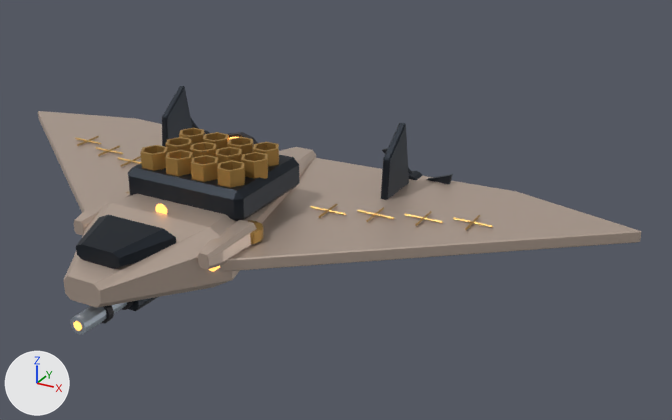
Renders of the Blender file out/mech_reference/t09/t09.blend from each side of a commit.
Camera for both pictures: a 50 mm lens placed at (5.55, -7.28, 5.33), pointed at (1.29, 0.47, 1.46). Lighting does not change. The marker at lower left points along +X, +Y and +Z. The older version comes first.

Before the edit, the objects in view are built like this:
```python
ob_emitter_l = bpy.data.objects.new('emitter_l', None)
ob_emitter_l.parent = ob_tilt
ob_emitter_l.location = (0.765, -0.4, 0.14)
ob_emitter_l.rotation_euler = (1.571, 0.0, 0.0)  # degrees (90, 0, 0)
ob_emitter_r = bpy.data.objects.new('emitter_r', None)
ob_emitter_r.parent = ob_tilt
ob_emitter_r.location = (-0.765, -0.4, 0.14)
ob_emitter_r.rotation_euler = (1.571, 0.0, 0.0)  # degrees (90, 0, 0)
ob_honeycomb_launch_cell_011 = bpy.data.objects.new('Honeycomb launch cell.011', me_honeycomb_launch_cell_011)
ob_honeycomb_launch_cell_011.parent = ob_heavy
ob_honeycomb_launch_cell_011.location = (0.48, -0.32, 0.28)
ob_retractable_armor_shield_emitter = bpy.data.objects.new('Retractable armor shield emitter', me_retractable_armor_shield_emitter)
ob_retractable_armor_shield_emitter.parent = ob_emitter_l
ob_retractable_armor_shield_emitter.location = (0.0, 0.0, 0.0)
ob_retractable_armor_shield_emitter_001 = bpy.data.objects.new('Retractable armor shield emitter.001', me_retractable_armor_shield_emitter_001)
ob_retractable_armor_shield_emitter_001.parent = ob_emitter_r
ob_retractable_armor_shield_emitter_001.location = (0.0, 0.0, 0.0)
ob_shield_emitter_hinge = bpy.data.objects.new('Shield emitter hinge', me_shield_emitter_hinge)
ob_shield_emitter_hinge.parent = ob_emitter_l
ob_shield_emitter_hinge.location = (0.0, 0.0, 0.0)
ob_shield_emitter_luminous_rail = bpy.data.objects.new('Shield emitter luminous rail', me_shield_emitter_luminous_rail)
ob_shield_emitter_luminous_rail.parent = ob_emitter_l
ob_shield_emitter_luminous_rail.location = (0.0, -0.14, 0.346)
ob_twin_rear_vertical_fin = bpy.data.objects.new('Twin rear vertical fin', me_twin_rear_vertical_fin)
ob_twin_rear_vertical_fin.parent = ob_tilt
ob_twin_rear_vertical_fin.location = (-1.5, 1.55, 0.02)
ob_twin_rear_vertical_fin.rotation_euler = (0.0, 0.0, 1.571)  # degrees (0, 0, 90)
ob_twin_rear_vertical_fin_001 = bpy.data.objects.new('Twin rear vertical fin.001', me_twin_rear_vertical_fin_001)
ob_twin_rear_vertical_fin_001.parent = ob_tilt
ob_twin_rear_vertical_fin_001.location = (1.5, 1.55, 0.02)
ob_twin_rear_vertical_fin_001.rotation_euler = (0.0, 0.0, 1.571)  # degrees (0, 0, 90)
# also in view: 'Honeycomb launch cell.008' at (-0.48, -0.22, 1.93); 'Reference wing planform' at (-2.07, 0.28, 1.3); 'Light weapon open bore' at (0.0, -1.67, 1.0); 'Honeycomb launch cell.010' at (0.16, -0.22, 1.93); 'Honeycomb dorsal launch bay' at (0.0, 0.15, 1.68)
```
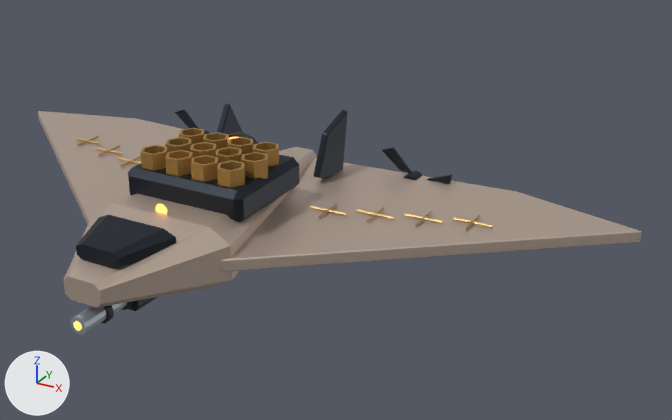
ob_emitter_l is not drawn itself; it is the parent of ob_retractable_armor_shield_emitter, ob_shield_emitter_luminous_rail, ob_shield_emitter_hinge.
ob_emitter_r is not drawn itself; it is the parent of ob_retractable_armor_shield_emitter_001, ob_shield_emitter_luminous_rail_001, ob_shield_emitter_hinge_001.

Changed parts and their boxes (x1, y1, x2, y2) in the pictures (672 x 420 px):
```json
{"object": "Twin rear vertical fin.001", "change": "moved, turned", "before": [381, 123, 409, 200], "after": [313, 110, 347, 178]}
{"object": "Twin rear vertical fin", "change": "moved, turned", "before": [162, 86, 193, 147], "after": [217, 104, 242, 135]}
{"object": "Retractable armor shield emitter", "change": "deleted", "before": [198, 220, 257, 269], "on screen": "beige"}
{"object": "Retractable armor shield emitter.001", "change": "deleted", "before": [74, 191, 131, 235]}
{"object": "Shield emitter hinge", "change": "deleted", "before": [248, 220, 263, 244]}
{"object": "Shield emitter luminous rail", "change": "deleted", "before": [209, 266, 220, 272]}
```

Edits to the scene script, one JSON object a line:
```json
{"op": "set", "path": "ob_emitter_l.rotation_euler", "old": "(1.571, 0.0, 0.0)", "new": "(0.0, 0.0, 0.0)", "note": "degrees (90, 0, 0) -> degrees (0, 0, 0)"}
{"op": "set", "path": "ob_emitter_l.location", "old": "(0.765, -0.4, 0.14)", "new": "(0.23, 0.38, 0.28)"}
{"op": "set", "path": "ob_emitter_r.rotation_euler", "old": "(1.571, 0.0, 0.0)", "new": "(0.0, 0.0, 0.0)", "note": "degrees (90, 0, 0) -> degrees (0, 0, 0)"}
{"op": "set", "path": "ob_emitter_r.location", "old": "(-0.765, -0.4, 0.14)", "new": "(-0.23, 0.38, 0.28)"}
{"op": "set", "path": "ob_twin_rear_vertical_fin.location", "old": "(-1.5, 1.55, 0.02)", "new": "(-0.64, 1.55, 0.02)"}
{"op": "set", "path": "ob_twin_rear_vertical_fin.rotation_euler", "old": "(0.0, 0.0, 1.571)", "new": "(0.0, -0.34, 1.571)", "note": "degrees (0, 0, 90) -> degrees (0, -19, 90)"}
{"op": "set", "path": "ob_twin_rear_vertical_fin_001.location", "old": "(1.5, 1.55, 0.02)", "new": "(0.64, 1.55, 0.02)"}
{"op": "set", "path": "ob_twin_rear_vertical_fin_001.rotation_euler", "old": "(0.0, 0.0, 1.571)", "new": "(0.0, 0.34, 1.571)", "note": "degrees (0, 0, 90) -> degrees (0, 19, 90)"}
{"op": "remove", "block": "ob_retractable_armor_shield_emitter", "code": ["ob_retractable_armor_shield_emitter = bpy.data.objects.new('Retractable armor shield emitter', me_retractable_armor_shield_emitter)", "ob_retractable_armor_shield_emitter.parent = ob_emitter_l", "ob_retractable_armor_shield_emitter.location = (0.0, 0.0, 0.0)"]}
{"op": "remove", "block": "ob_shield_emitter_luminous_rail", "code": ["ob_shield_emitter_luminous_rail = bpy.data.objects.new('Shield emitter luminous rail', me_shield_emitter_luminous_rail)", "ob_shield_emitter_luminous_rail.parent = ob_emitter_l", "ob_shield_emitter_luminous_rail.location = (0.0, -0.14, 0.346)", "_m = ob_shield_emitter_luminous_rail.modifiers.new('Armor edge chamfer', 'BEVEL')", "_m.width = 0.006", "_m.width_pct = 0.006"]}
{"op": "remove", "block": "ob_shield_emitter_hinge", "code": ["ob_shield_emitter_hinge = bpy.data.objects.new('Shield emitter hinge', me_shield_emitter_hinge)", "ob_shield_emitter_hinge.parent = ob_emitter_l", "ob_shield_emitter_hinge.location = (0.0, 0.0, 0.0)"]}
{"op": "remove", "block": "ob_retractable_armor_shield_emitter_001", "code": ["ob_retractable_armor_shield_emitter_001 = bpy.data.objects.new('Retractable armor shield emitter.001', me_retractable_armor_shield_emitter_001)", "ob_retractable_armor_shield_emitter_001.parent = ob_emitter_r", "ob_retractable_armor_shield_emitter_001.location = (0.0, 0.0, 0.0)"]}
```
